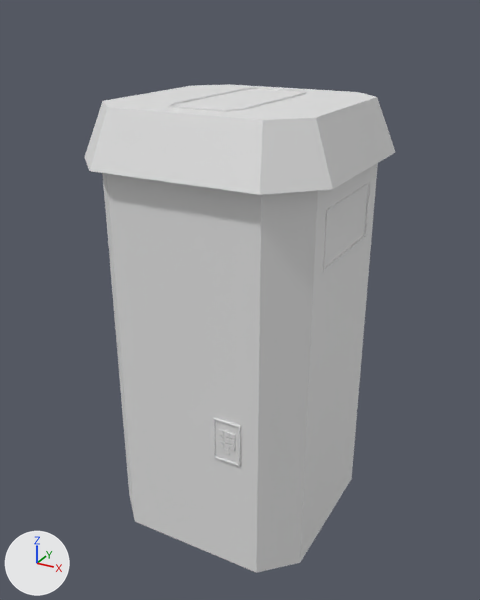
The FBX model Project Oligarch/Assets/Art/Ernesto's Models/Sci Fi outhouse FBX.fbx, before and after one commit.
Camera for both pictures: a camera (50 mm lens) standing at (2.3, -4.29, 1.87) and looking at (0.08, -0.26, -0.14). Arrows for +X, +Y and +Z are at lower left; the lights stay in place. Where no turn or scale is listed for an object, it has been applied to the vertices.

Objects in the first picture: 'Sci_Fi_Outhouse'.
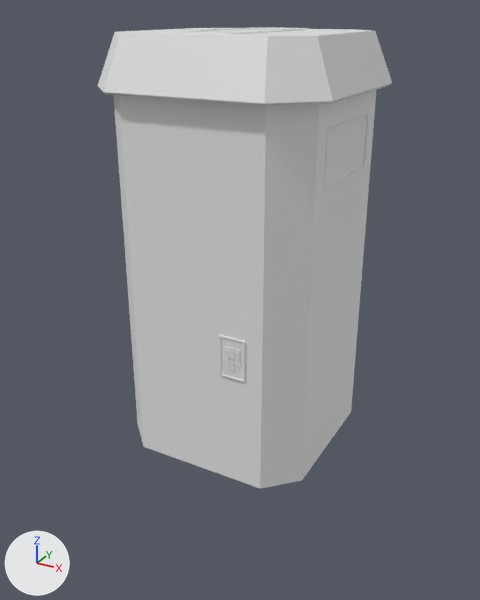
Diff of the bpy script that builds the scene:
```diff
--- a/Project Oligarch/Assets/Art/Ernesto's Models/Sci Fi outhouse FBX.fbx.py
+++ b/Project Oligarch/Assets/Art/Ernesto's Models/Sci Fi outhouse FBX.fbx.py
@@ me_mesh @@
 # used by ob_sci_fi_outhouse; location = (0.172, -0.384, -0.208)
-me_mesh.from_pydata(...)  # 196 vertices, 159 faces; spans x -0.87..0.87, y -0.87..0.87, z -1.56..1.56
+me_mesh.from_pydata(...)  # 204 vertices, 167 faces; spans x -1.01..0.71, y -0.48..1.24, z -1.2..1.91
+# me_mesh part 1: the loose piece of 16 vertices spanning x 0.2..0.4, y -0.77..-0.76, z -0.68..-0.37 is moved by (-0.15, 0.38, 0.35)
+# me_mesh part 2: the loose piece of 100 vertices spanning x -0.87..0.87, y -0.87..0.87, z -1.56..1.56 is rebuilt with 108 vertices and now spans x -1.01..0.71, y -0.48..1.24, z -1.2..1.91
@@ ob_sci_fi_outhouse @@
 ob_sci_fi_outhouse = bpy.data.objects.new('Sci_Fi_Outhouse', me_mesh)
-ob_sci_fi_outhouse.location = (0.172, -0.384, -0.208)
+ob_sci_fi_outhouse.location = (0.151, -0.384, -0.169)
```

Boxes [x1, y1, x2, y2] around the edits, measured in the pictures (480 x 600 px; the box of a moved part takes in the faces that stretch with it):
'Sci_Fi_Outhouse', reshaped, moved
    before: [84, 84, 395, 573]
    after: [98, 27, 392, 489]
part 1 of me_mesh, moved or reshaped
    before: [213, 418, 240, 467]
    after: [219, 335, 245, 382]
part 2 of me_mesh, rebuilt
    before: [84, 84, 395, 573]
    after: [98, 27, 392, 489]
